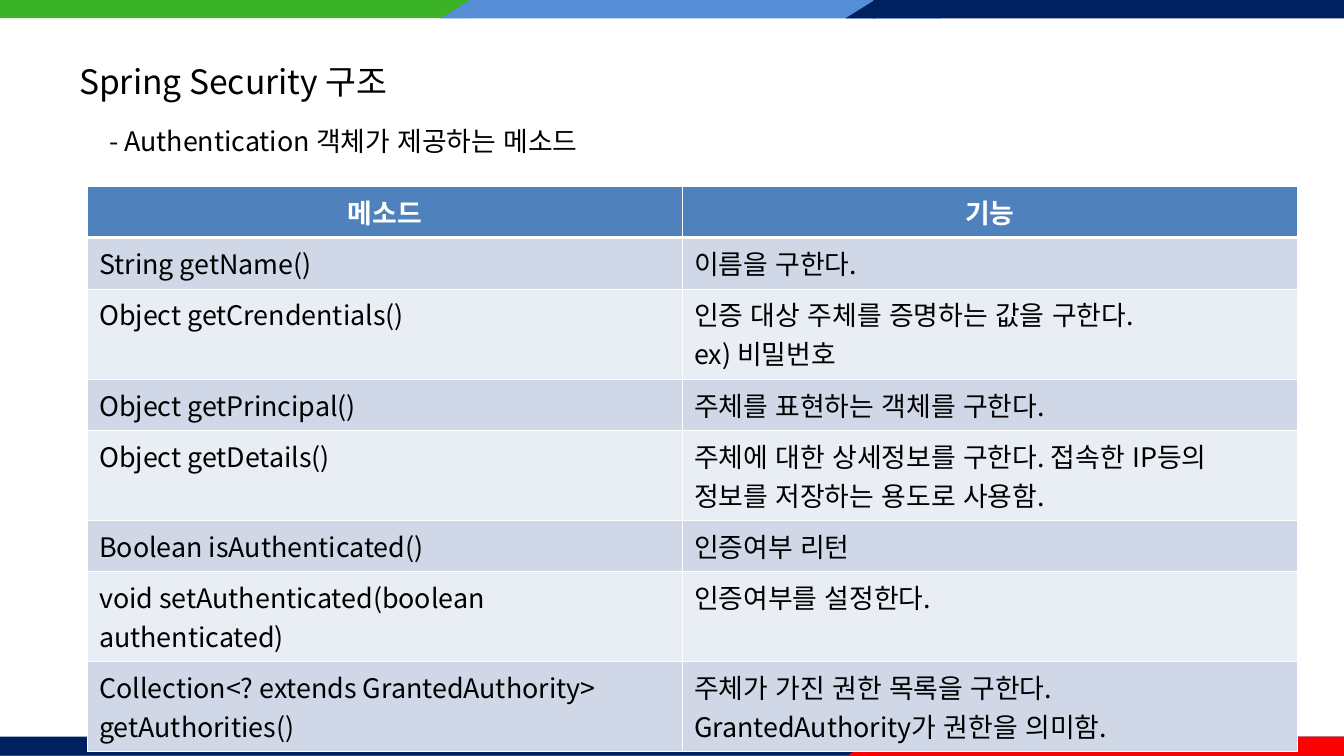
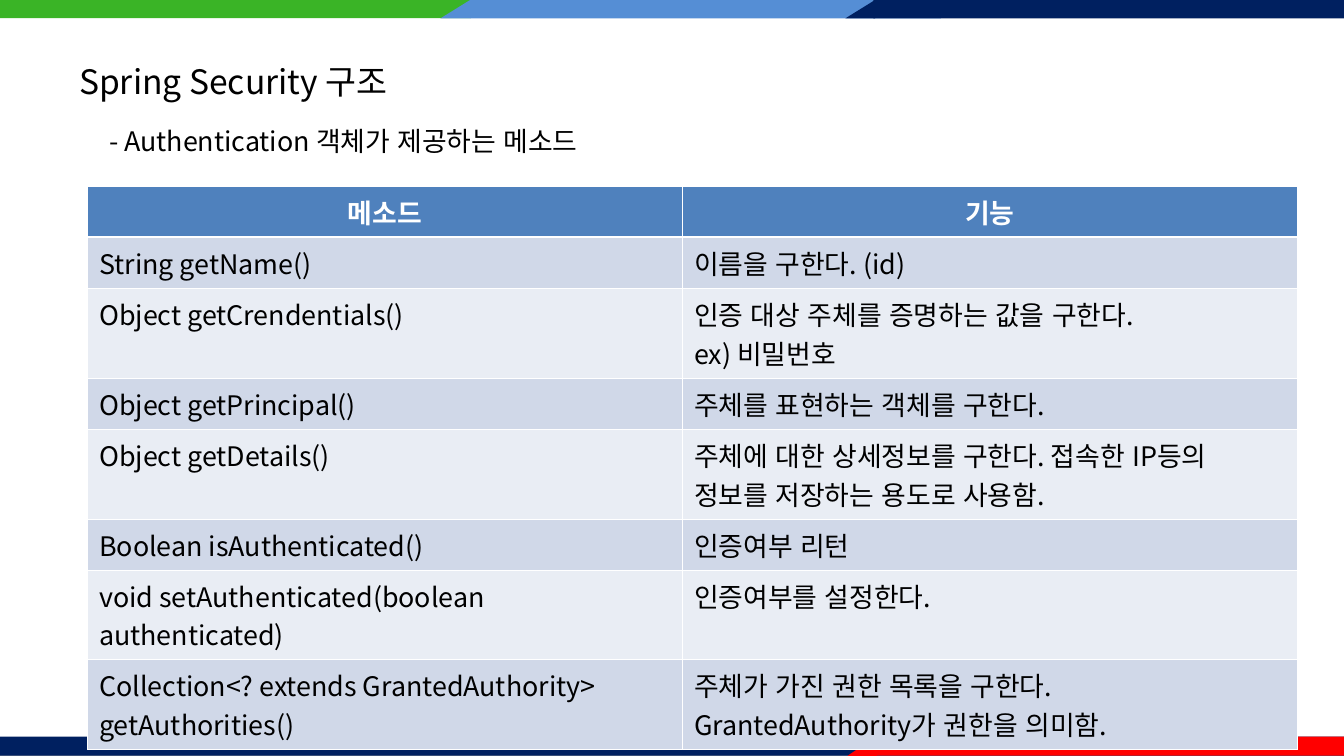
Before and after one commit to Iam-YJ/KOSTA, a slide deck: slide 4 of SpringSecurity/02.springSecurity_DB인증/SpringSecurity_DB연동.ppt. Drawn at 1344x756 pixels with LibreOffice and Linux fonts; fonts in the diff are those of the drawing. Boxes give left, top, right and bottom in pixels: in the first picture for what was removed or moved away, otherwise in the second. Text is boxed around its words. In the diff, an @@ line names an element or a change of style, - is before the commit and + after.

```diff
--- a/SpringSecurity/02.springSecurity_DB인증/SpringSecurity_DB연동.ppt
+++ b/SpringSecurity/02.springSecurity_DB인증/SpringSecurity_DB연동.ppt
@@ table at (87, 186, 1297, 746) @@
-row 2, column 2: 이름을 구한다.
+row 2, column 2: 이름을 구한다. (id)
```
